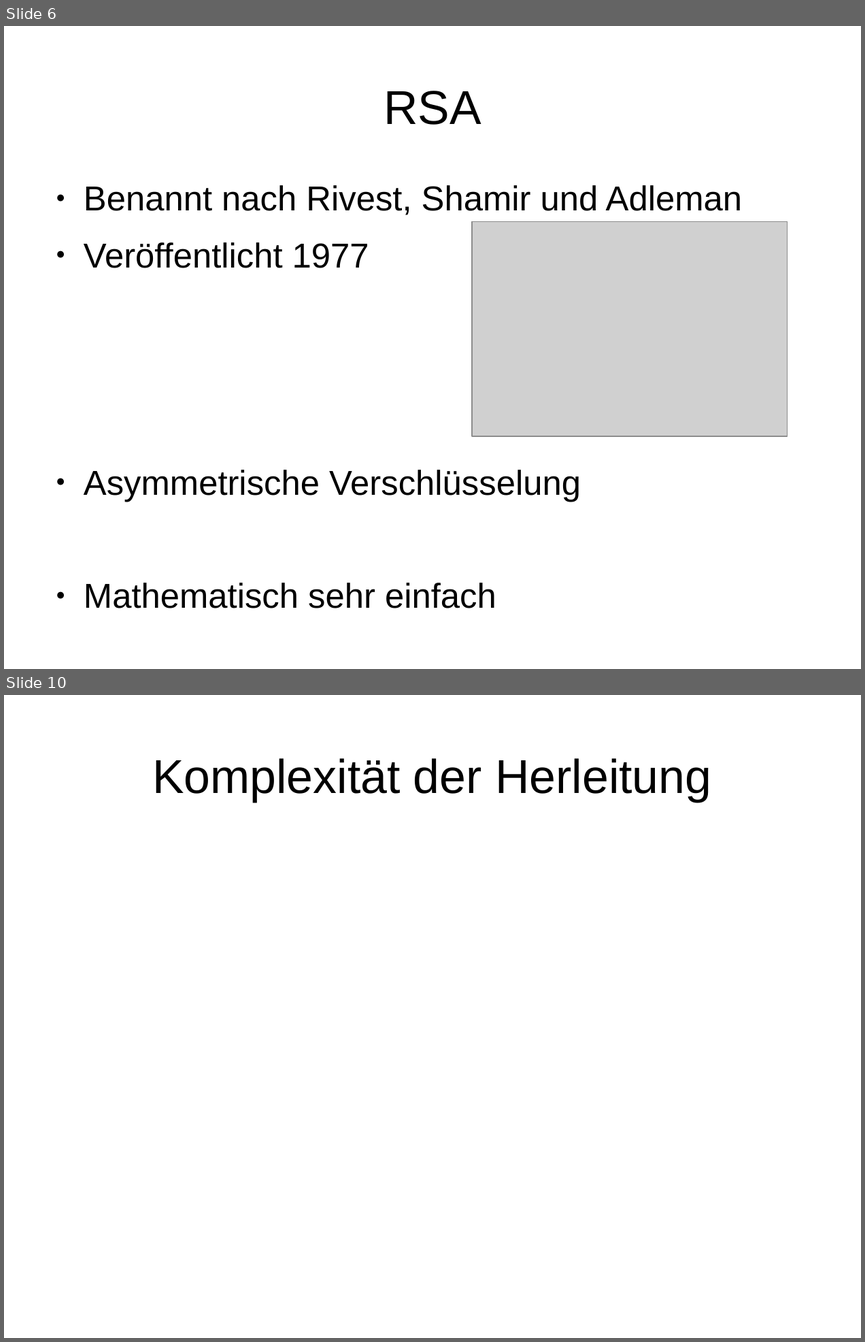
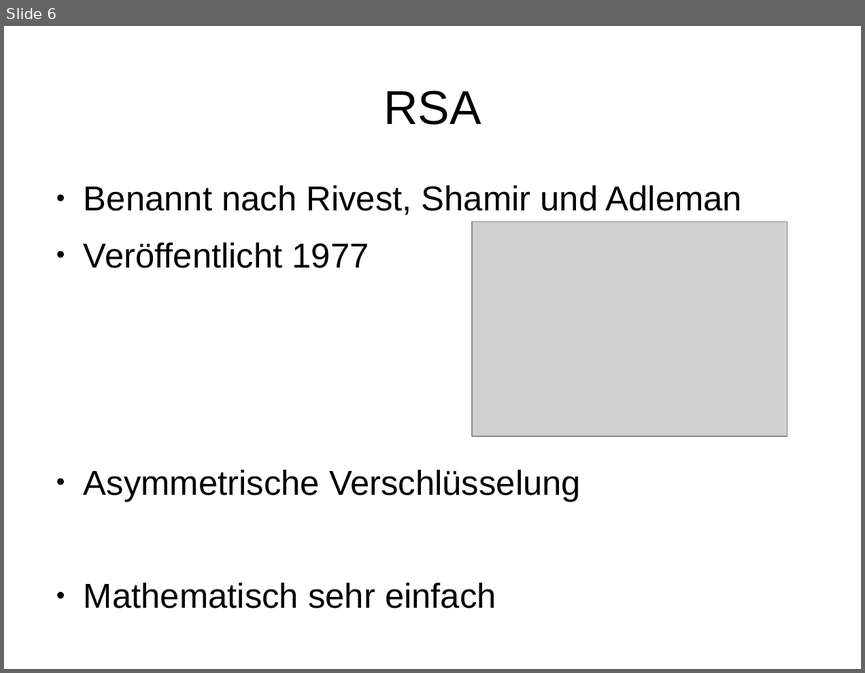
Before and after one commit to stadler-tom/schreibzeug, a slide deck: Presentation/Hauptseminar_RSA.odp. Shown one above the other, each under a label of ours: slides 6 and 10 before the commit, slide 6 after it; the slides between them are not shown. The pictures are 865x1342 and 865x673 pixels, drawn with LibreOffice and Linux fonts; fonts in the diff are those of the drawing; grey boxes stand for pictures. Boxes give left, top, right and bottom in pixels: in the first picture for what was removed or moved away, otherwise in the second. Text is boxed around its words. In the diff, an @@ line names an element or a change of style, - is before the commit and + after.

```diff
--- a/Presentation/Hauptseminar_RSA.odp
+++ b/Presentation/Hauptseminar_RSA.odp
@@ slide 10 removed at [4, 695, 861, 1338], background #FFFFFF @@
@@ title removed at [152, 758, 711, 802] @@
-Komplexität der Herleitung
```
Also in this commit, not shown: 2 slides changed, 12 slides added, 2 other slides removed, 1 other file.
